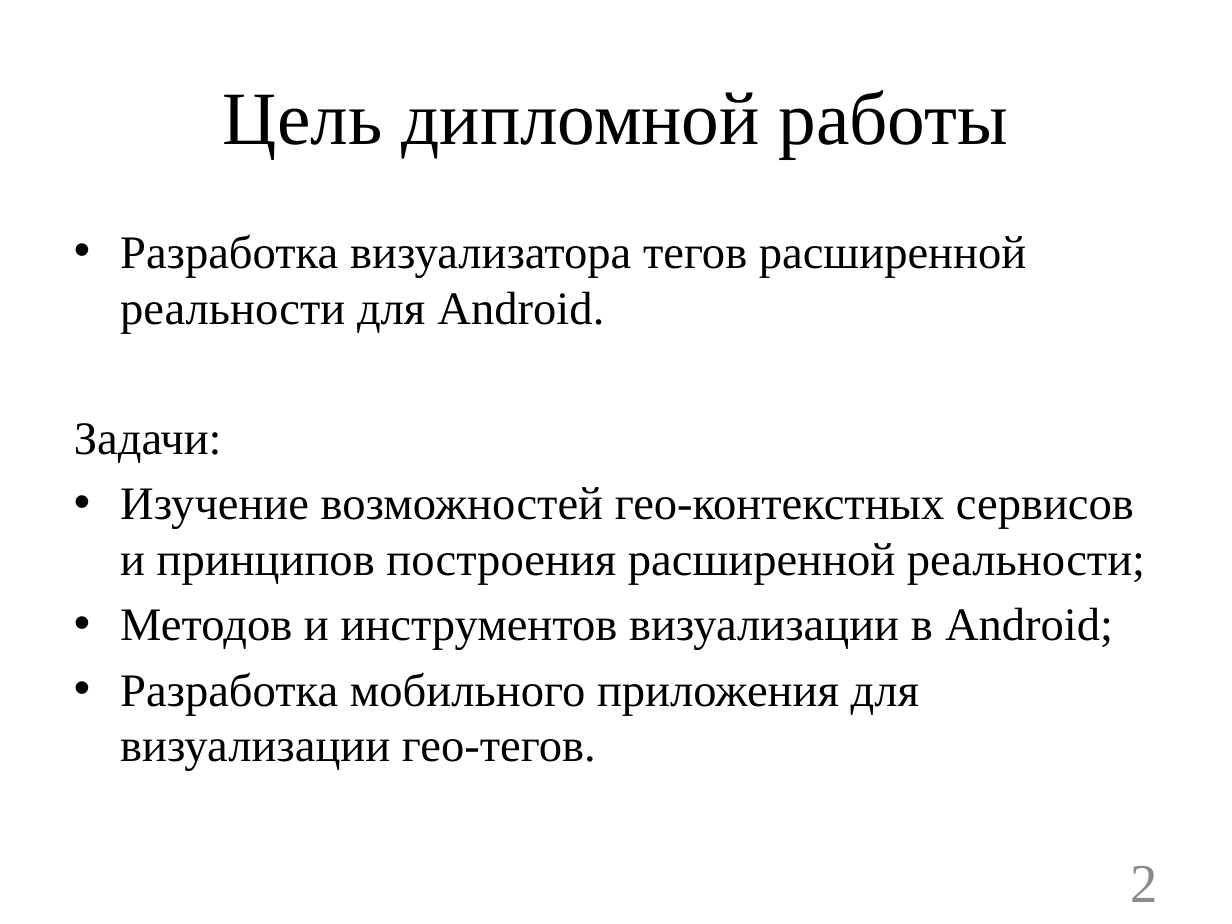
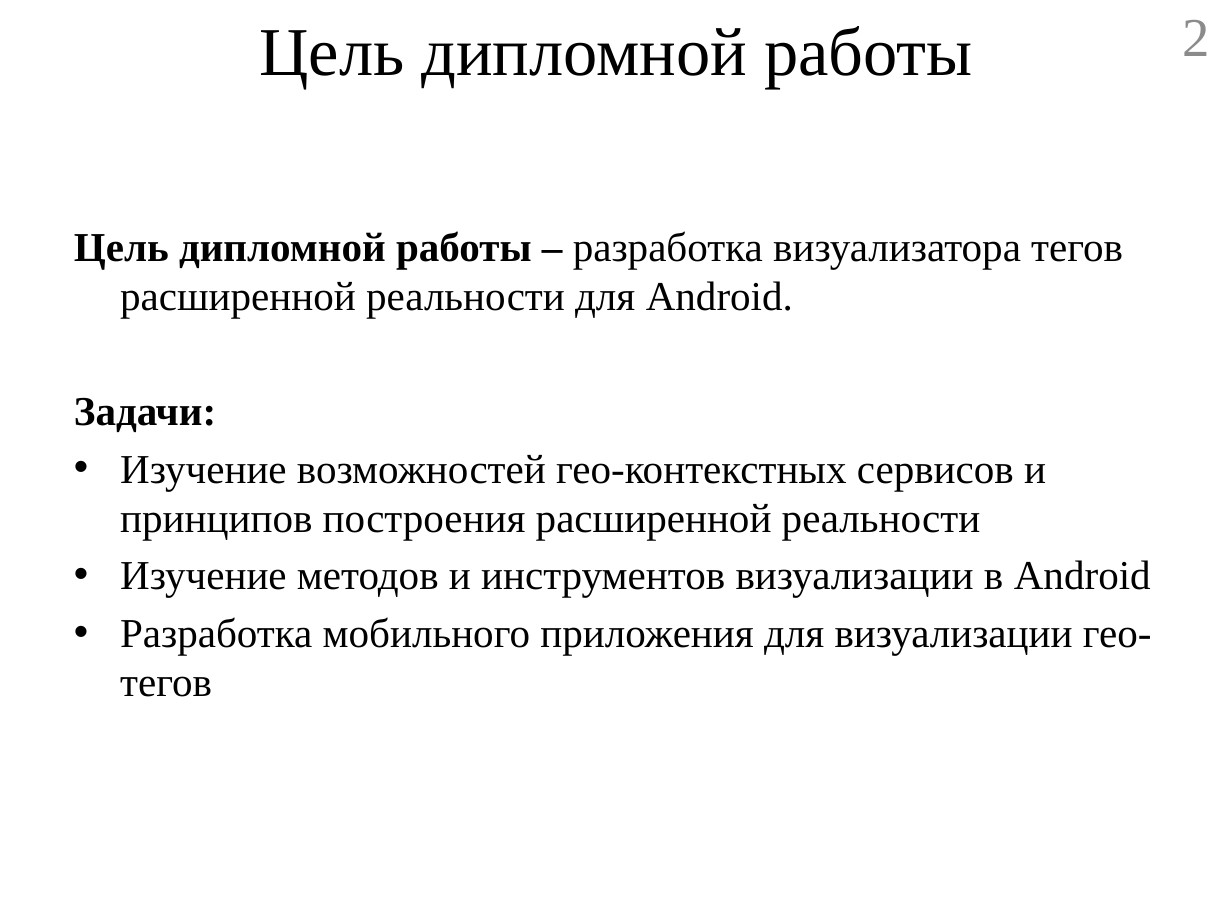
Before and after one commit to geo2tag/geocube, a slide deck: slide 2 of Диплом презентация.pptx. Drawn at 1232x924 pixels with LibreOffice and Linux fonts; fonts in the diff are those of the drawing. Boxes give left, top, right and bottom in pixels: in the first picture for what was removed or moved away, otherwise in the second. Text is boxed around its words. In the diff, an @@ line names an element or a change of style, - is before the commit and + after.

Commit message:
presentation

```diff
--- a/Диплом презентация.pptx
+++ b/Диплом презентация.pptx
@@ title "Цель дипломной работы": place and size @@
-title "Цель дипломной работы" at <box>223,90,1008,158</box>
+title "Цель дипломной работы" at <box>259,26,972,89</box>
@@ title "Цель дипломной работы" at <box>259,26,972,89</box>: size 44 to 40 pt @@
@@ page number: place and size @@
-page number at <box>1131,866,1158,902</box>
+page number at <box>1183,20,1210,56</box>
@@ text at <box>74,231,1123,318</box>: text changed; size 27.2 to 24 pt @@
-• Разработка визуализатора тегов расширенной реальности для Android.
+Цель дипломной работы – разработка визуализатора тегов расширенной реальности для Android.
@@ text at <box>74,397,216,432</box>: size 27.2 to 24 pt, bold on in "Задачи:" @@
@@ text at <box>120,455,1152,697</box>: text changed; size 27.2 to 24 pt @@
-• Изучение возможностей гео-контекстных сервисов и принципов построения расширенной реальности;
-• Методов и инструментов визуализации в Android;
-• Разработка мобильного приложения для визуализации гео-тегов.
+• Изучение возможностей гео-контекстных сервисов и принципов построения расширенной реальности
+• Изучение методов и инструментов визуализации в Android
+• Разработка мобильного приложения для визуализации гео-тегов
```
Also in this commit, not shown: 12 other slides changed, 1 slide added, 3 slides removed, 1 other file.
